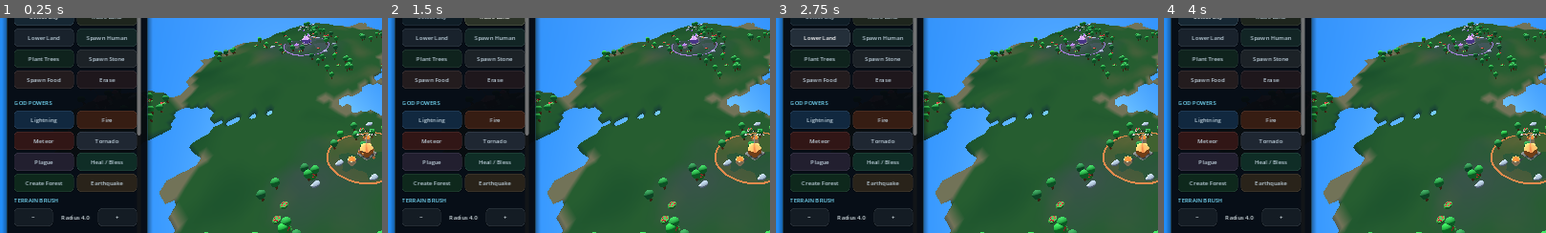
Above: before the commit, frames 1-4 (left to right).
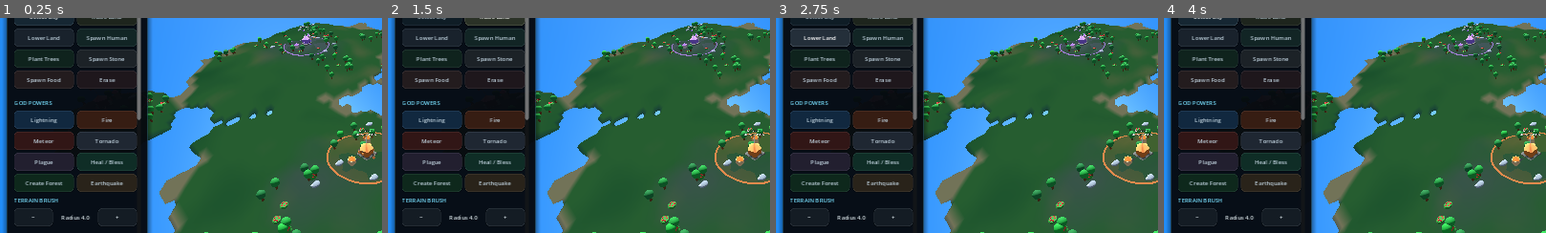
Above: after the commit, the same moments.

Repository: yoimdoingstuff/citysandbox
Game: Godot game, scene res://main.tscn
Same seed, same stepped clock (60 frames per second), same inputs: the game is played once before the commit and once after it.
Inputs:
- Up to frame 1 (0.25 s): no input
- Up to frame 2 (1.5 s): click "Select City" at 0.5 s; click "Raise Land" at 1.25 s
- Up to frame 3 (2.75 s): click "Lower Land" at 2 s
- Up to frame 4 (4 s): click "Spawn Human" at 2.75 s; click "Select City" at 3.5 s
The pictures show only the part of the screen within x 0-50%, y 34-84%; the shares and areas given below are measured in that part.

The runs differ from the first frame. In frame 1, less than 0.1% of the frame differs, in the area x 35-37%, y 46-55%; in frame 2, less than 0.1%; in frame 3, less than 0.1%; in frame 4, less than 0.1%.

Commit message:
Add local world save and load support

Diff:
--- a/main.gd
+++ b/main.gd
@@ -8,6 +8,8 @@
 const MAX_CITY_POPULATION: int = 120
 const MAX_CITY_HOUSES: int = 40
 const WATER_LEVEL: float = -0.15
+const SAVE_PATH: String = "user://civiterra_world.json"
+const SAVE_VERSION: int = 1
 
 var terrain: MeshInstance3D
 var terrain_material: StandardMaterial3D
@@ -2577,6 +2579,8 @@
 	content.add_child(pause_button)
 	speed_button = _make_button("Simulation Speed: 1×", _cycle_speed, Color(0.13, 0.22, 0.29))
 	content.add_child(speed_button)
+	content.add_child(_make_button("Save World", _save_world, Color(0.10, 0.29, 0.34)))
+	content.add_child(_make_button("Load World", _load_world, Color(0.12, 0.24, 0.32)))
 	content.add_child(_make_label("CONTROLS", 12, Color(0.46, 0.86, 0.98)))
 	content.add_child(_make_label("WASD / arrows: move camera\nRight-drag: orbit\nMiddle-drag: pan\nMouse wheel: zoom\nDrag to paint terrain/resources.\nChoose a power, then click the world.", 11, Color(0.68, 0.75, 0.80)))
 
@@ -2842,6 +2846,270 @@
 			resource_node.visible = show_resources and bool(resource.get("alive", true)) and int(resource.get("amount", 1)) > 0
 
 
+func _vector3_to_array(value: Vector3) -> Array:
+	return [value.x, value.y, value.z]
+
+
+func _array_to_vector3(value: Variant, fallback: Vector3 = Vector3.ZERO) -> Vector3:
+	if typeof(value) != TYPE_ARRAY:
+		return fallback
+	var parts: Array = value
+	if parts.size() < 3:
+		return fallback
+	return Vector3(float(parts[0]), float(parts[1]), float(parts[2]))
+
+
+func _save_world() -> void:
+	var saved_cities: Array = []
+	for city in cities:
+		saved_cities.append({
+			"name": str(city["name"]),
+			"pos": _vector3_to_array(city["pos"]),
+			"color": (city["color"] as Color).to_html(true),
+			"owner": int(city["owner"]),
+			"food": float(city["food"]),
+			"wood": float(city["wood"]),
+			"stone": float(city["stone"]),
+			"stability": float(city.get("stability", 72.0)),
+			"security": float(city.get("security", 44.0)),
+			"wealth": float(city.get("wealth", 12.0))
+		})
+
+	var saved_people: Array = []
+	for person in people:
+		var p: Vector3 = person["pos"]
+		var target: Vector3 = person["target"]
+		saved_people.append({
+			"pos": _vector3_to_array(p),
+			"target": _vector3_to_array(target),
+			"city_id": int(person["city_id"]),
+			"alive": bool(person.get("alive", true)),
+			"infected": bool(person.get("infected", false)),
+			"infection_time": float(person.get("infection_time", 0.0)),
+			"spread_timer": float(person.get("spread_timer", 1.0)),
+			"walk_timer": float(person.get("walk_timer", 1.0))
+		})
+
+	var saved_resources: Array = []
+	for resource in resources:
+		if not bool(resource.get("alive", true)) or int(resource.get("amount", 0)) <= 0:
+			continue
+		saved_resources.append({
+			"pos": _vector3_to_array(resource["pos"]),
+			"type": str(resource["type"]),
+			"amount": int(resource["amount"])
+		})
+
+	var save_data: Dictionary = {
+		"version": SAVE_VERSION,
+		"world_seed": world_seed,
+		"game_clock": game_clock,
+		"terrain_heights": terrain_heights,
+		"cities": saved_cities,
+		"people": saved_people,
+		"resources": saved_resources,
+		"selected_city": selected_city,
+		"controlled_city": controlled_city,
+		"camera_target": _vector3_to_array(camera_target),
+		"camera_distance": camera_distance,
+		"camera_yaw": camera_yaw,
+		"camera_pitch": camera_pitch,
+		"sim_speed": sim_speed,
+		"city_events_total": city_events_total
+	}
+
+	var file := FileAccess.open(SAVE_PATH, FileAccess.WRITE)
+	if file == null:
+		_log("SAVE FAILED: Could not open the world save file.")
+		return
+	file.store_string(JSON.stringify(save_data))
+	file.close()
+	_log("WORLD SAVED: Terrain, cities, people, resources, camera, and simulation time saved locally.")
+
+
+func _load_world() -> void:
+	if not FileAccess.file_exists(SAVE_PATH):
+		_log("LOAD FAILED: No saved world exists yet. Use Save World first.")
+		return
+	var file := FileAccess.open(SAVE_PATH, FileAccess.READ)
+	if file == null:
+		_log("LOAD FAILED: Could not read the world save file.")
+		return
+	var parsed: Variant = JSON.parse_string(file.get_as_text())
+	file.close()
+	if typeof(parsed) != TYPE_DICTIONARY:
+		_log("LOAD FAILED: The save file is invalid or corrupted.")
+		return
+	var save_data: Dictionary = parsed
+	if int(save_data.get("version", 0)) != SAVE_VERSION:
+		_log("LOAD FAILED: This save uses an unsupported version.")
+		return
+
+	var raw_heights: Variant = save_data.get("terrain_heights", [])
+	if typeof(raw_heights) != TYPE_ARRAY or raw_heights.size() != TERRAIN_RES:
+		_log("LOAD FAILED: The save has an incompatible terrain grid.")
+		return
+	var restored_heights: Array = []
+	for raw_row in raw_heights:
+		if typeof(raw_row) != TYPE_ARRAY or raw_row.size() != TERRAIN_RES:
+			_log("LOAD FAILED: The saved terrain grid is incomplete.")
+			return
+		var row: Array = []
+		for height_value in raw_row:
+			row.append(float(height_value))
+		restored_heights.append(row)
+
+	var saved_cities: Variant = save_data.get("cities", [])
+	var saved_people: Variant = save_data.get("people", [])
+	var saved_resources: Variant = save_data.get("resources", [])
+	if typeof(saved_cities) != TYPE_ARRAY or typeof(saved_people) != TYPE_ARRAY or typeof(saved_resources) != TYPE_ARRAY:
+		_log("LOAD FAILED: The save is missing world data.")
+		return
+	if saved_cities.is_empty():
+		_log("LOAD FAILED: The save does not contain any cities.")
+		return
+
+	_clear_loaded_world()
+	world_seed = int(save_data.get("world_seed", 14029))
+	seed(world_seed)
+	_generate_terrain_heights() # Refresh climate noise from the saved seed.
+	terrain_heights = restored_heights
+	_rebuild_terrain()
+	game_clock = float(save_data.get("game_clock", 0.0))
+	city_events_total = int(save_data.get("city_events_total", 0))
+	wars.clear()
+	armies.clear()
+	missiles.clear()
+	explosions.clear()
+	god_effects.clear()
+	fire_zones.clear()
+	falling_meteors.clear()
+	tornadoes.clear()
+	log_entries.clear()
+	pending_action = ""
+	camera_auto_zoom_active = false
+
+	for saved_city in saved_cities:
+		if typeof(saved_city) != TYPE_DICTIONARY:
+			continue
+		var city_data: Dictionary = saved_city
+		var position: Vector3 = _array_to_vector3(city_data.get("pos", []))
+		position.y = _height_at(position.x, position.z)
+		var city_color: Color = Color.from_string(str(city_data.get("color", "d8e4e8")), Color(0.20, 0.65, 0.85))
+		var city_name: String = str(city_data.get("name", "New Settlement"))
+		var city_id: int = _create_city(position, city_name, city_color)
+		var city: Dictionary = cities[city_id]
+		city["owner"] = clampi(int(city_data.get("owner", city_id)), 0, saved_cities.size() - 1)
+		city["food"] = float(city_data.get("food", 8.0))
+		city["wood"] = float(city_data.get("wood", 5.0))
+		city["stone"] = float(city_data.get("stone", 3.0))
+		city["stability"] = float(city_data.get("stability", 72.0))
+		city["security"] = float(city_data.get("security", 44.0))
+		city["wealth"] = float(city_data.get("wealth", 12.0))
+		cities[city_id] = city
+
+	for saved_person in saved_people:
+		if typeof(saved_person) != TYPE_DICTIONARY or people.size() >= MAX_PEOPLE:
+			continue
+		var person_data: Dictionary = saved_person
+		var person_position: Vector3 = _array_to_vector3(person_data.get("pos", []))
+		person_position.y = _height_at(person_position.x, person_position.z)
+		var city_id: int = int(person_data.get("city_id", -1))
+		if city_id < 0 or city_id >= cities.size():
+			city_id = -1
+		_spawn_human(person_position, city_id)
+		var person_index: int = people.size() - 1
+		var person: Dictionary = people[person_index]
+		person["target"] = _array_to_vector3(person_data.get("target", _vector3_to_array(person_position)))
+		person["city_id"] = city_id
+		person["alive"] = bool(person_data.get("alive", true))
+		person["infected"] = bool(person_data.get("infected", false))
+		person["infection_time"] = float(person_data.get("infection_time", 0.0))
+		person["spread_timer"] = float(person_data.get("spread_timer", 1.0))
+		person["walk_timer"] = float(person_data.get("walk_timer", 1.0))
+		var infection_marker: MeshInstance3D = person["infection_marker"]
+		if is_instance_valid(infection_marker):
+			infection_marker.visible = bool(person["infected"])
+		people[person_index] = person
+
+	for saved_resource in saved_resources:
+		if typeof(saved_resource) != TYPE_DICTIONARY:
+			continue
+		var resource_data: Dictionary = saved_resource
+		var resource_position: Vector3 = _array_to_vector3(resource_data.get("pos", []))
+		resource_position.y = _height_at(resource_position.x, resource_position.z)
+		var kind: String = str(resource_data.get("type", "tree"))
+		if kind not in ["tree", "stone", "food"]:
+			continue
+		_spawn_resource(resource_position, kind, maxi(1, int(resource_data.get("amount", 1))))
+
+	# Rebuild homes and territory after all people and cities exist, so borders
+	# are calculated against the final city population and neighbouring zones.
+	for city_id in range(cities.size()):
+		cities[city_id]["stage"] = _city_stage_for_population(_city_population(city_id))
+		_apply_city_stage_appearance(city_id)
+	for city_id in range(cities.size()):
+		_refresh_city_development(city_id)
+	for city_id in range(cities.size()):
+		_refresh_city_territory(city_id)
+		_rebuild_city_roads(city_id)
+
+	selected_city = int(save_data.get("selected_city", -1))
+	if selected_city < 0 or selected_city >= cities.size():
+		selected_city = -1
+	controlled_city = int(save_data.get("controlled_city", -1))
+	if controlled_city < 0 or controlled_city >= cities.size():
+		controlled_city = -1
+	camera_target = _array_to_vector3(save_data.get("camera_target", [0.0, 0.0, 0.0]))
+	camera_distance = clampf(float(save_data.get("camera_distance", 94.0)), 24.0, TERRAIN_SIZE * 1.75)
+	camera_yaw = float(save_data.get("camera_yaw", -0.72))
+	camera_pitch = clampf(float(save_data.get("camera_pitch", 0.56)), 0.20, 1.25)
+	sim_speed = clampf(float(save_data.get("sim_speed", 1.0)), 0.5, 3.0)
+	paused = false
+	_update_camera()
+	_update_world_detail_levels()
+	_refresh_ui()
+	_log("WORLD LOADED: Saved terrain, cities, people, resources, and camera restored. Active battles and temporary effects are not saved yet.")
+
+
+func _queue_nodes_from_entries(entries: Array) -> void:
+	for entry in entries:
+		if typeof(entry) != TYPE_DICTIONARY:
+			continue
+		var item: Dictionary = entry
+		if item.has("node") and item["node"] is Node and is_instance_valid(item["node"]):
+			(item["node"] as Node).queue_free()
+
+
+func _clear_loaded_world() -> void:
+	for city in cities:
+		for key in ["node", "zone_fill", "zone_border"]:
+			if city.has(key) and city[key] is Node and is_instance_valid(city[key]):
+				(city[key] as Node).queue_free()
+	_queue_nodes_from_entries(people)
+	_queue_nodes_from_entries(resources)
+	_queue_nodes_from_entries(armies)
+	_queue_nodes_from_entries(missiles)
+	_queue_nodes_from_entries(explosions)
+	_queue_nodes_from_entries(god_effects)
+	_queue_nodes_from_entries(fire_zones)
+	_queue_nodes_from_entries(falling_meteors)
+	_queue_nodes_from_entries(tornadoes)
+	cities.clear()
+	people.clear()
+	resources.clear()
+	armies.clear()
+	missiles.clear()
+	explosions.clear()
+	god_effects.clear()
+	fire_zones.clear()
+	falling_meteors.clear()
+	tornadoes.clear()
+	wars.clear()
+	selected_city = -1
+	controlled_city = -1
+
+
 func _format_time(seconds: float) -> String:
 	var total_seconds: int = int(seconds)
 	var minutes: int = int(total_seconds / 60)
